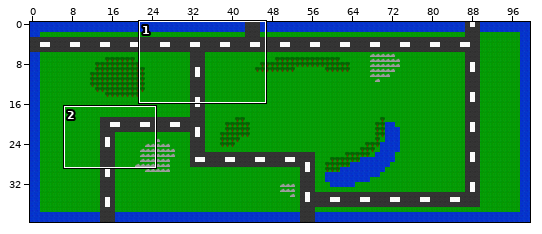
Two states of a Tiled map, data/map.tmx. Above: a wide view before the commit, with the close-up outlined.
Close-up. Before:
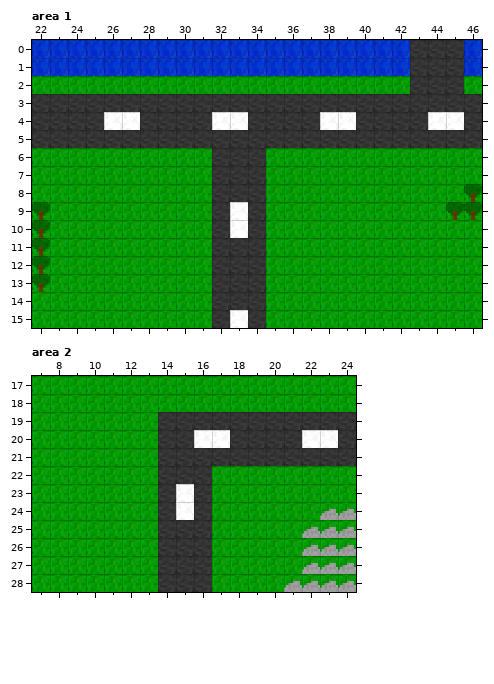
Cells are 32x32 px. Shown: area 1 x 22..46, y 0..15; area 2 x 7..24, y 17..28. The commit also changed other parts of the map, which this record leaves out.
Once edited:
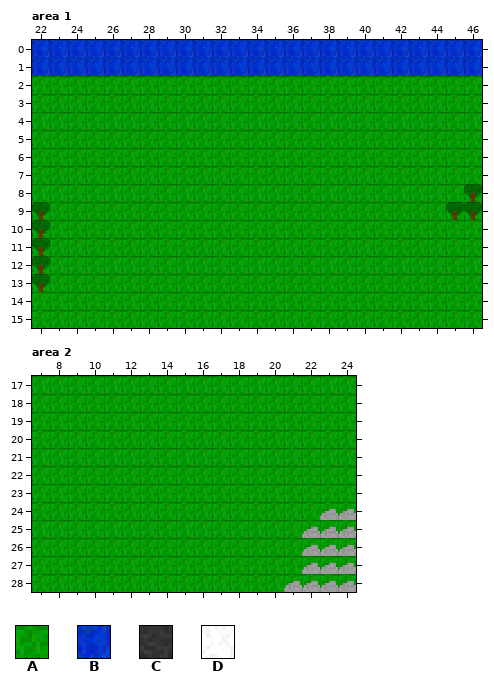
Key: from "tileset": A 0, B 1, C 4, D 5.
_ is an empty cell, # one hidden under a higher layer, . an unchanged one.
What changed:
--- layer "ground", area 1
@@ x 22..46 @@
- 0 .....................CCC.
- 1 .....................CCC.
- 2 .....................CCC.
- 3 CCCCCCCCCCCCCCCCCCCCCCCCC
- 4 CCCCDDCCCCDDCCCCDDCCCCDDC
- 5 CCCCCCCCCCCCCCCCCCCCCCCCC
- 6 ..........CCC............
- 7 ..........CCC............
- 8 ..........CCC............
- 9 ..........CDC............
-10 ..........CDC............
-11 ..........CCC............
-12 ..........CCC............
-13 ..........CCC............
-14 ..........CCC............
-15 ..........CDC............
+ 0 .....................###.
+ 1 .....................###.
+ 2 .....................AAA.
+ 3 AAAAAAAAAAAAAAAAAAAAAAAAA
+ 4 AAAAAAAAAAAAAAAAAAAAAAAAA
+ 5 AAAAAAAAAAAAAAAAAAAAAAAAA
+ 6 ..........AAA............
+ 7 ..........AAA............
+ 8 ..........AAA............
+ 9 ..........AAA............
+10 ..........AAA............
+11 ..........AAA............
+12 ..........AAA............
+13 ..........AAA............
+14 ..........AAA............
+15 ..........AAA............
--- layer "objects", area 1
@@ x 43..45 @@
- 0 ___
- 1 ___
+ 0 BBB
+ 1 BBB
--- layer "ground", area 2
@@ x 14..24 @@
-19 CCCCCCCCCCC
-20 CCDDCCCCDDC
-21 CCCCCCCCCCC
-22 CCC........
-23 CDC........
-24 CDC........
-25 CCC........
-26 CCC........
-27 CCC........
-28 CCC........
+19 AAAAAAAAAAA
+20 AAAAAAAAAAA
+21 AAAAAAAAAAA
+22 AAA........
+23 AAA........
+24 AAA........
+25 AAA........
+26 AAA........
+27 AAA........
+28 AAA........
Pixel boxes of the changes (left, top, right, bottom) in both close-ups:
changed: (32, 40, 482, 328)
changed: (158, 412, 356, 592)
